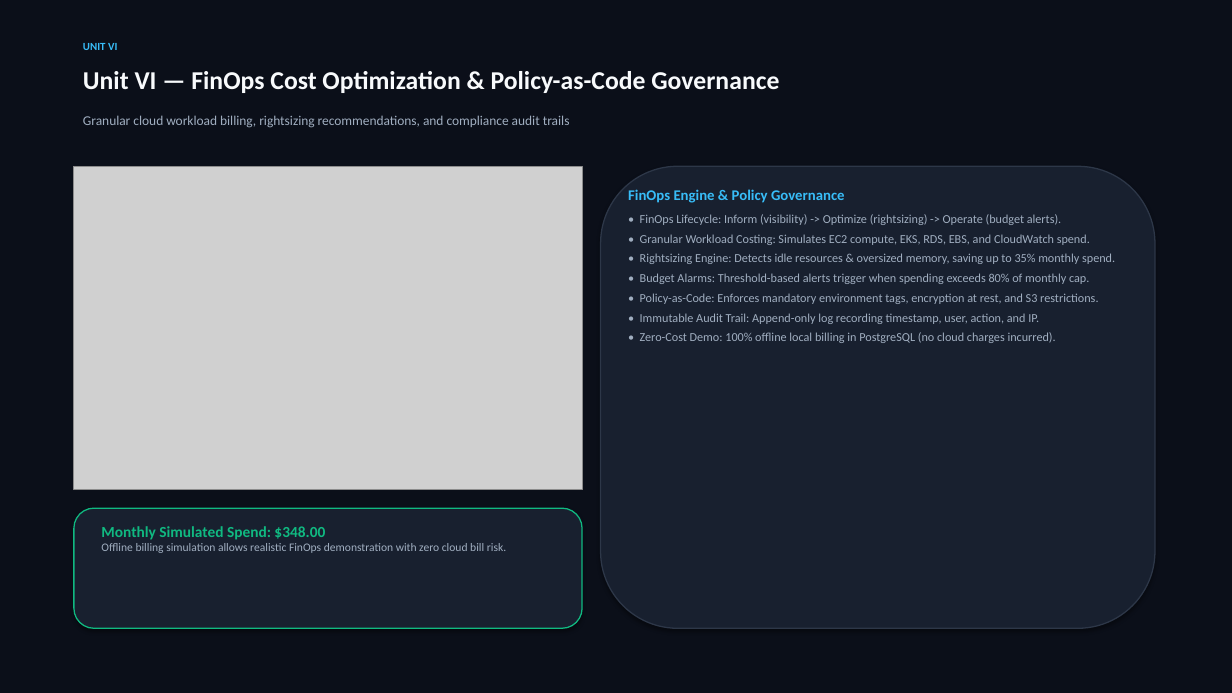
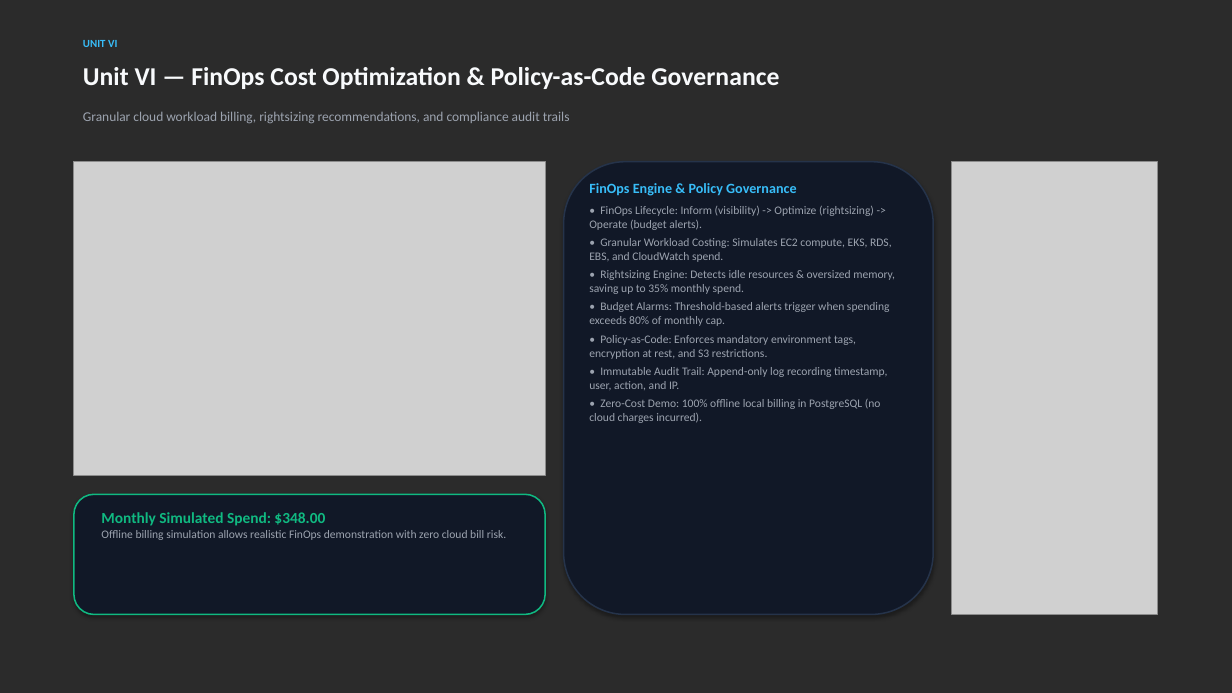
Before and after one commit to phanindra267/DevOps-WebApp, a slide deck: slide 11 of CloudOps_Sentinel_INT378_Presentation.pptx. Drawn at 1232x693 pixels with LibreOffice and Linux fonts; fonts in the diff are those of the drawing; grey boxes stand for pictures; background and template pictures are left out; a plain dark background stands for a picture behind light text. Boxes give left, top, right and bottom in pixels: in the first picture for what was removed or moved away, otherwise in the second. Text is boxed around its words. In the diff, an @@ line names an element or a change of style, - is before the commit and + after.

```diff
--- a/CloudOps_Sentinel_INT378_Presentation.pptx
+++ b/CloudOps_Sentinel_INT378_Presentation.pptx
@@ background #FFFFFF to picture (left out) @@
@@ rectangle removed at [0, 0, 1232, 693] @@
@@ text "Unit VI — FinOps Cost ...": place and size @@
-text "Unit VI — FinOps Cost ..." at [83, 71, 779, 93]
+text "Unit VI — FinOps Cost ..." at [83, 67, 779, 89]
@@ text "Granular cloud workload billing, rightsizing ..." at [83, 111, 570, 123]: text colour #A0AEC0 to #9CA3AF @@
@@ picture: place and size @@
-picture at [74, 166, 582, 490]
+picture at [74, 162, 545, 476]
@@ rounded rectangle: place and size @@
-rounded rectangle at [601, 166, 1155, 628]
+rounded rectangle at [564, 162, 933, 615]
@@ rounded rectangle at [564, 162, 933, 615]: fill #18202F to #111827; outline #2D3748 1 pt to #25334A 1.2 pt @@
@@ text "FinOps Engine & Policy Governance": place and size @@
-text "FinOps Engine & Policy Governance" at [628, 189, 1115, 343]
+text "FinOps Engine & Policy Governance" at [589, 183, 895, 423]
@@ text "FinOps Engine & Policy Governance" at [589, 183, 895, 423]: size 11.5 to 11 pt in "FinOps Engine & Policy Governance"; size 9.5 to 9 pt, text colour #A0AEC0 to #9CA3AF; less space between paragraphs @@
@@ picture added at [952, 162, 1158, 615] @@
@@ rounded rectangle: place and size @@
-rounded rectangle at [74, 508, 582, 628]
+rounded rectangle at [74, 494, 545, 615]
@@ rounded rectangle at [74, 494, 545, 615]: fill #18202F to #111827; outline #10B981 1 pt to #10B981 1.2 pt @@
@@ text "Monthly Simulated Spend: $348.00": place and size @@
-text "Monthly Simulated Spend: $348.00" at [101, 526, 506, 553]
+text "Monthly Simulated Spend: $348.00" at [101, 512, 506, 540]
@@ text at [101, 530, 506, 540]: text colour #A0AEC0 to #9CA3AF in "Offline billing simulation allows realistic FinOps demonstra ..." @@
```
Also in this commit, not shown: 12 other slides changed, 35 other files.
